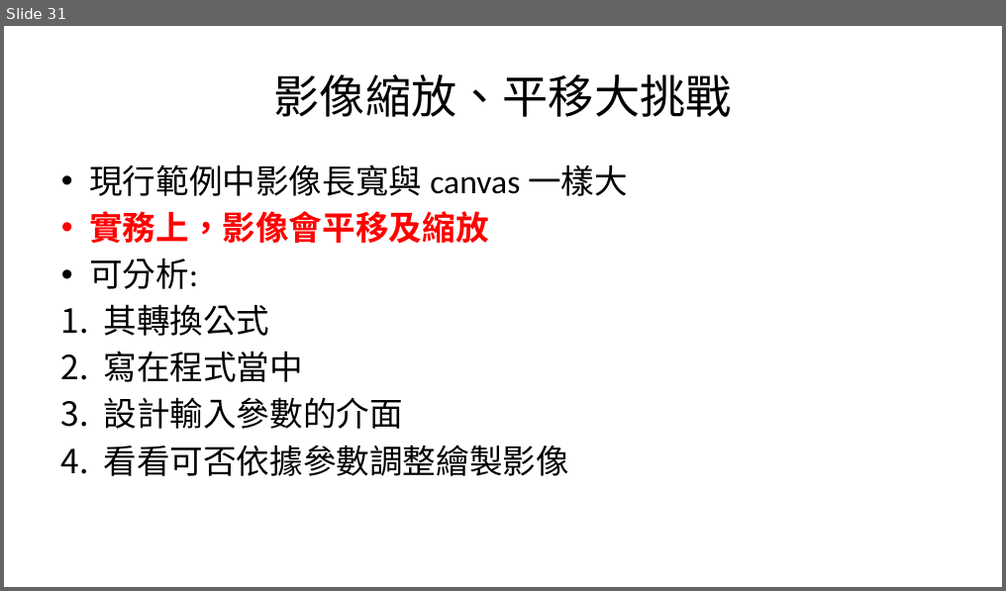
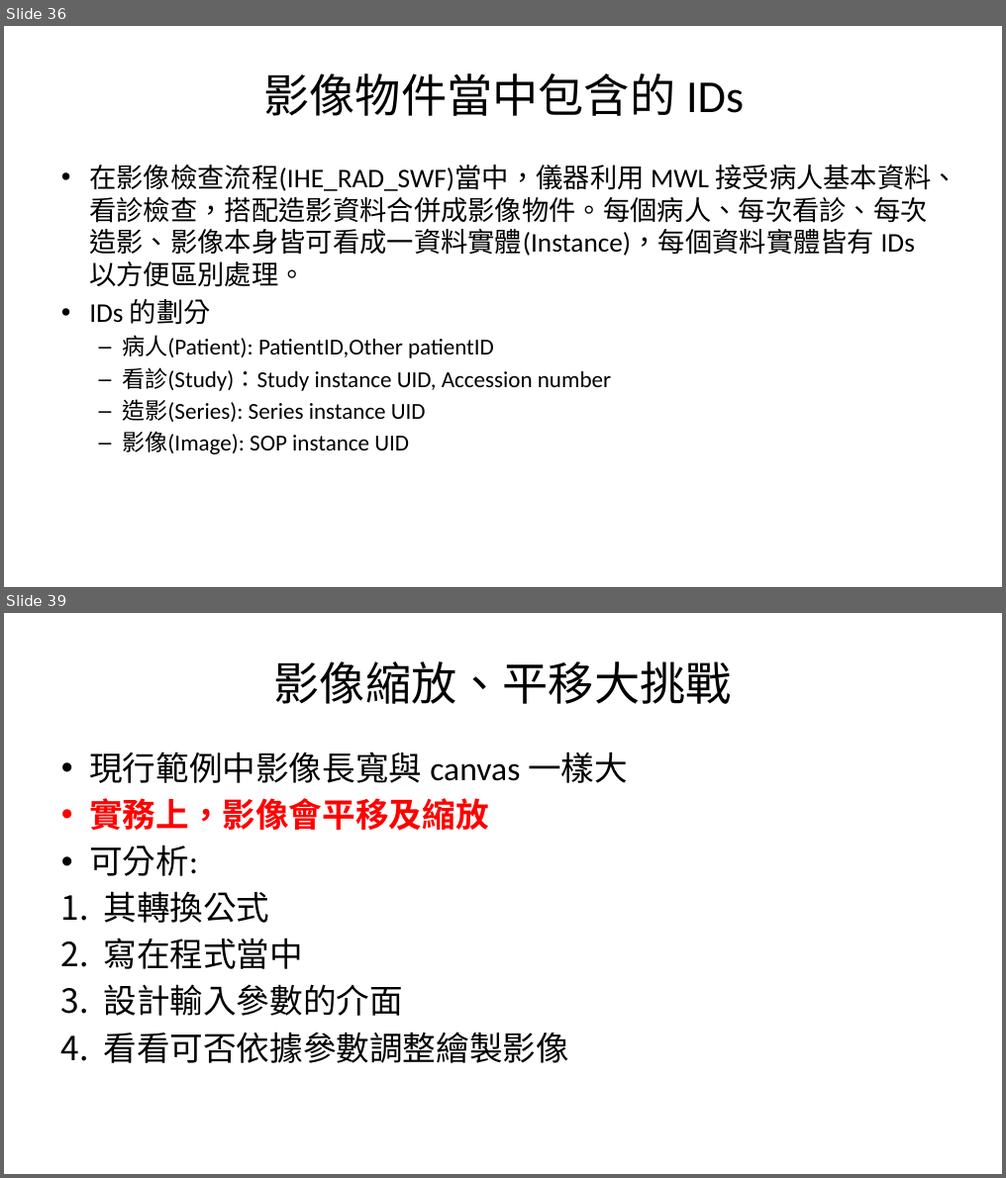
Before and after one commit to mos2718/drawDICOM, a slide deck: DrawDICOM1.pptx. Shown one above the other, each under a label of ours: slide 31 before the commit, slides 36 and 39 after it; the slides between them are not shown. The pictures are 1006x591 and 1006x1178 pixels, drawn with LibreOffice and Linux fonts; fonts in the diff are those of the drawing. Boxes give left, top, right and bottom in pixels: in the first picture for what was removed or moved away, otherwise in the second. Text is boxed around its words. In the diff, an @@ line names an element or a change of style, - is before the commit and + after.

```diff
--- a/DrawDICOM1.pptx
+++ b/DrawDICOM1.pptx
@@ slide 36 added at [4,26,1002,587], background #FFFFFF @@
@@ title added at [264,74,744,116], 44 pt, text #000000 @@
+影像物件當中包含的 IDs
@@ text added at [89,165,958,455], 22 pt, text #000000 @@
+• 在影像檢查流程(IHE_RAD_SWF)當中，儀器利用 MWL 接受病人基本資料、看診檢查，搭配造影資料合併成影像物件。每個病人、每次看診、每次造影、影像本身皆可看成一資料實體(Instance)，每個資料實體皆有 IDs 以方便區別處理。
+• IDs 的劃分
+  – 病人(Patient): PatientID,Other patientID
+  – 看診(Study)：Study instance UID, Accession number
+  – 造影(Series): Series instance UID
+  – 影像(Image): SOP instance UID
@@ what was slide 31 is now slide 39 @@
```
Also in this commit, not shown: 3 slides changed, 7 other slides added, 5 other files.
